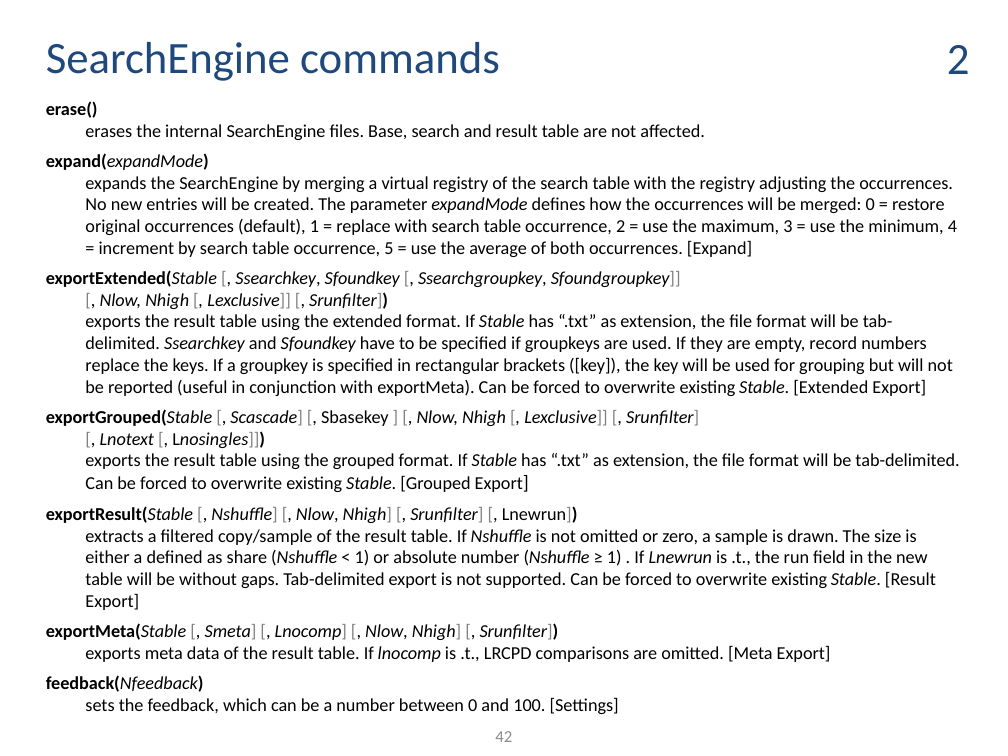
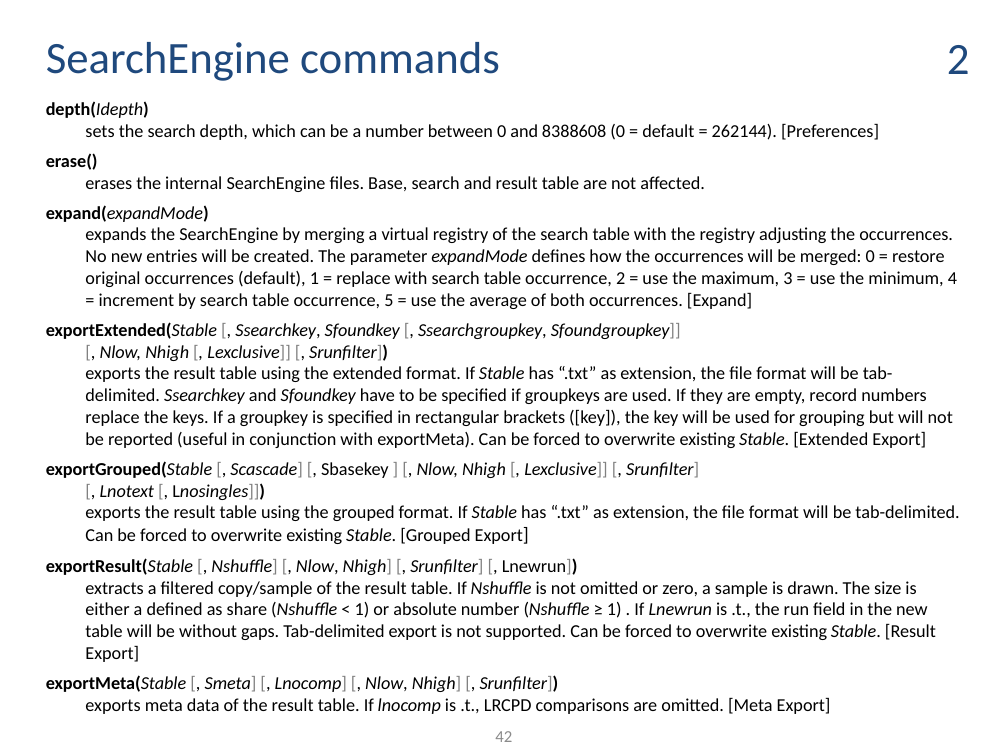
Before and after one commit to ThorstenDoherr/searchengine, a slide deck: slide 42 of doc/Manual.pptx. Drawn at 1008x756 pixels with LibreOffice and Linux fonts; fonts in the diff are those of the drawing. Boxes give left, top, right and bottom in pixels: in the first picture for what was removed or moved away, otherwise in the second. Text is boxed around its words. In the diff, an @@ line names an element or a change of style, - is before the commit and + after.

```diff
--- a/doc/Manual.pptx
+++ b/doc/Manual.pptx
@@ text at (46, 101, 879, 140): paragraph added @@
+depth(Idepth)
+sets the search depth, which can be a number between 0 and 8388608 (0 = default = 262144). [Preferences]
@@ text at (46, 675, 619, 714): paragraph removed @@
-feedback(Nfeedback)
-sets the feedback, which can be a number between 0 and 100. [Settings]
```
Also in this commit, not shown: 9 other slides changed, 1 other file.
